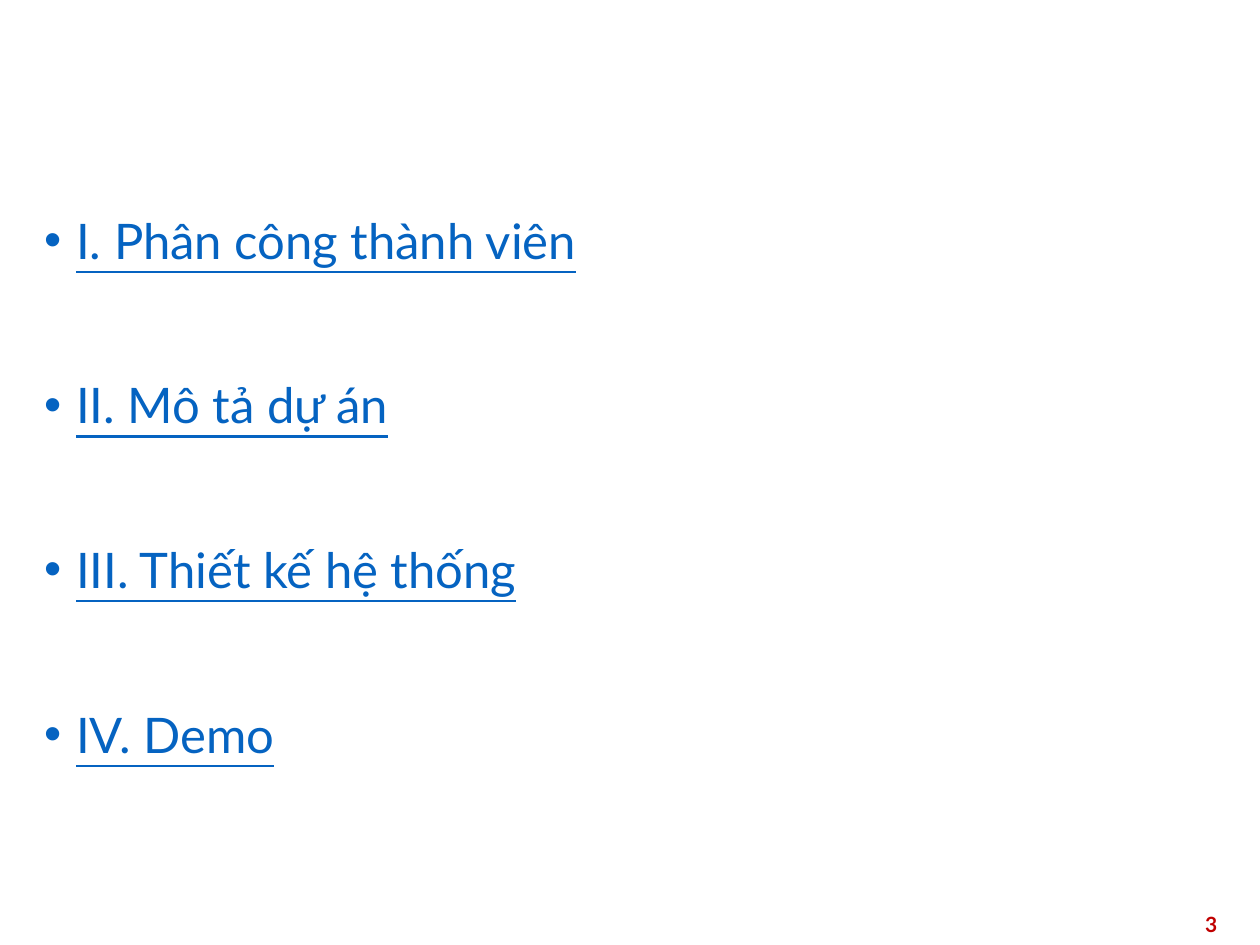
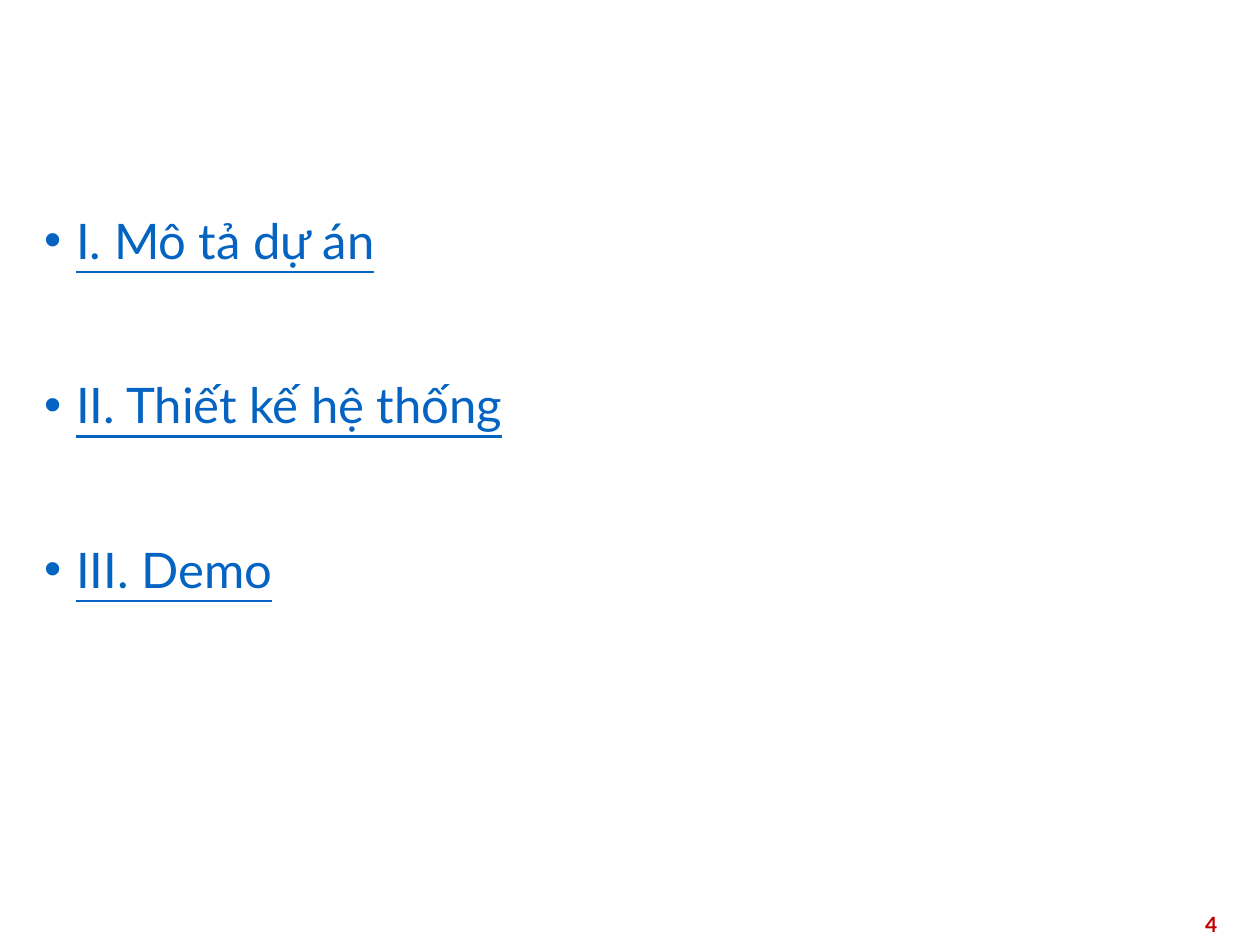
Before and after one commit to trandinhnhatminh1452/OOP, a slide deck: slide 4 of Báo cáo OOP.pptx (slide 3 before the commit). Drawn at 1260x945 pixels with LibreOffice and Linux fonts; fonts in the diff are those of the drawing; background and template pictures are left out. Boxes give left, top, right and bottom in pixels: in the first picture for what was removed or moved away, otherwise in the second. Text is boxed around its words. In the diff, an @@ line names an element or a change of style, - is before the commit and + after.

```diff
--- a/Báo cáo OOP.pptx
+++ b/Báo cáo OOP.pptx
@@ text at (76, 223, 502, 589): text changed @@
-• I. Phân công thành viên
-• II. Mô tả dự án
-• III. Thiết kế hệ thống
-• IV. Demo
+• I. Mô tả dự án
+• II. Thiết kế hệ thống
+• III. Demo
@@ page number at (1205, 916, 1217, 932): text changed @@
-3
+4
```
Also in this commit, not shown: 7 other slides changed, 1 slide added, 1 slide removed, 35 other files.
